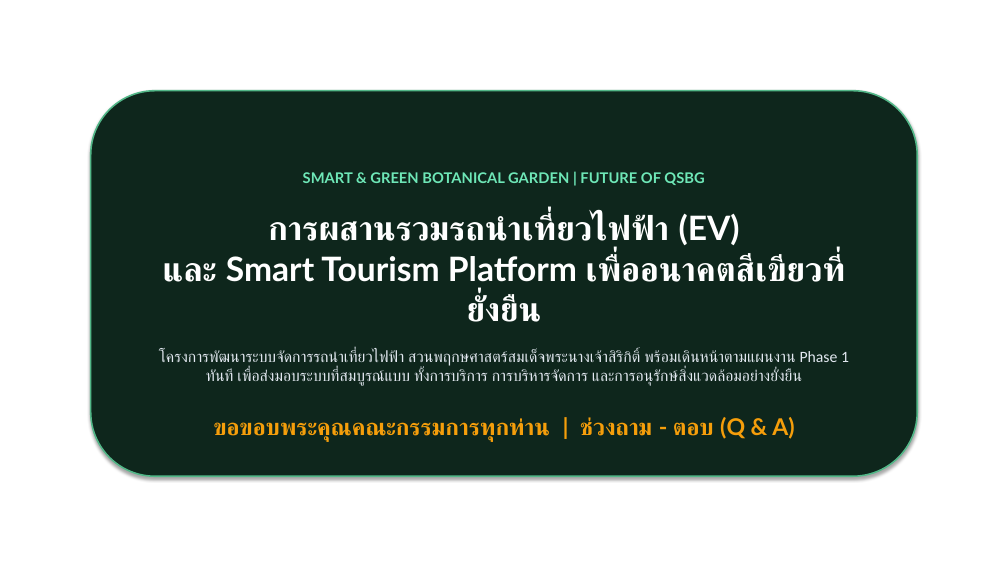
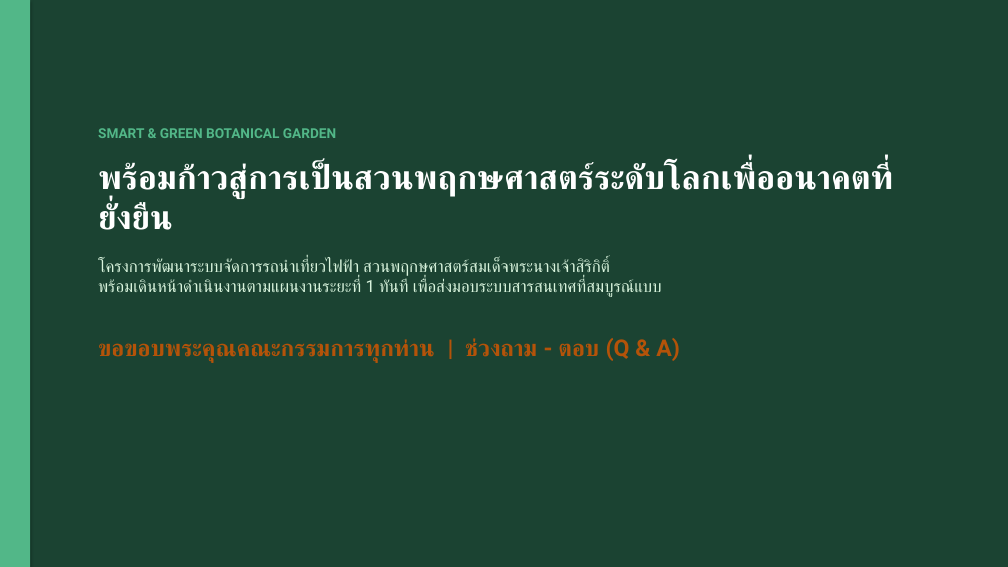
Before and after one commit to KongKwanHBD/qsbg-smart-tour-presentation, a slide deck: slide 13 of qsbg_smart_tour_presentation.pptx. Drawn at 1008x567 pixels with LibreOffice and Linux fonts; fonts in the diff are those of the drawing; background and template pictures are left out. Boxes give left, top, right and bottom in pixels: in the first picture for what was removed or moved away, otherwise in the second. Text is boxed around its words. In the diff, an @@ line names an element or a change of style, - is before the commit and + after.

```diff
--- a/qsbg_smart_tour_presentation.pptx
+++ b/qsbg_smart_tour_presentation.pptx
@@ background picture (left out) to #1B4332 @@
@@ rectangle added at (x1=0, y1=0, x2=30, y2=567), fill #52B788 @@
@@ text "SMART & GREEN BOTANICAL GARDEN" moved from (x1=91, y1=91, x2=917, y2=476) to (x1=98, y1=128, x2=890, y2=363) @@
@@ text "SMART & GREEN BOTANICAL GARDEN" at (x1=98, y1=128, x2=890, y2=363): vertical alignment middle to top; fill #0E261C to none; outline #52B788 1.5 pt to none; shadow off @@
@@ text at (x1=98, y1=128, x2=890, y2=297): text changed; size 15 to 16 pt; font Calibri to Roboto; text colour #E2E8F0 to #D8F3DC @@
-SMART & GREEN BOTANICAL GARDEN | FUTURE OF QSBG
-การผสานรวมรถนำเที่ยวไฟฟ้า (EV)
-และ Smart Tourism Platform เพื่ออนาคตสีเขียวที่ยั่งยืน
-โครงการพัฒนาระบบจัดการรถนำเที่ยวไฟฟ้า สวนพฤกษศาสตร์สมเด็จพระนางเจ้าสิริกิติ์ พร้อมเดินหน้าตามแผนงาน Phase 1 ทันที เพื่อส่งมอบระบบที่สมบูรณ์แบบ ทั้งการบริการ การบริหารจัดการ และการอนุรักษ์สิ่งแวดล้อมอย่างยั่งยืน
+SMART & GREEN BOTANICAL GARDEN
+พร้อมก้าวสู่การเป็นสวนพฤกษศาสตร์ระดับโลกเพื่ออนาคตที่ยั่งยืน
+โครงการพัฒนาระบบจัดการรถนำเที่ยวไฟฟ้า สวนพฤกษศาสตร์สมเด็จพระนางเจ้าสิริกิติ์
+พร้อมเดินหน้าดำเนินงานตามแผนงานระยะที่ 1 ทันที เพื่อส่งมอบระบบสารสนเทศที่สมบูรณ์แบบ
@@ text at (x1=98, y1=338, x2=680, y2=363): font Lato to Roboto, text colour #F59E0B to #B45309 in "ขอขอบพระคุณคณะกรรมการทุกท่าน | ช่วงถาม - ตอบ (Q & ..."; alignment centre to left @@
```
Also in this commit, not shown: 6 other slides changed, 6 slides added, 6 slides removed, 3 other files.
